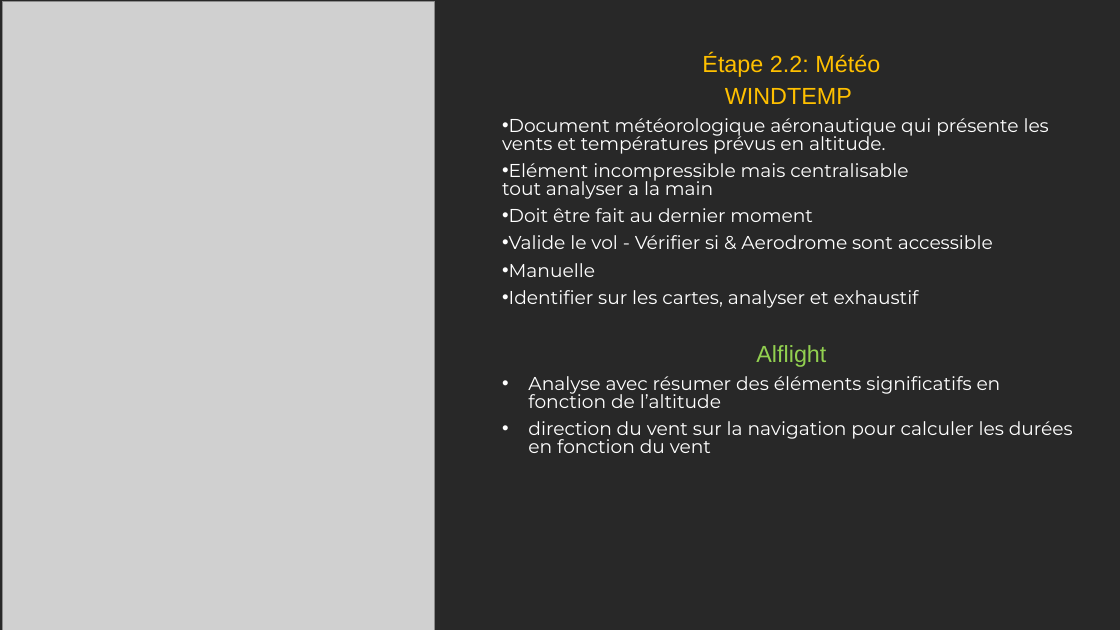
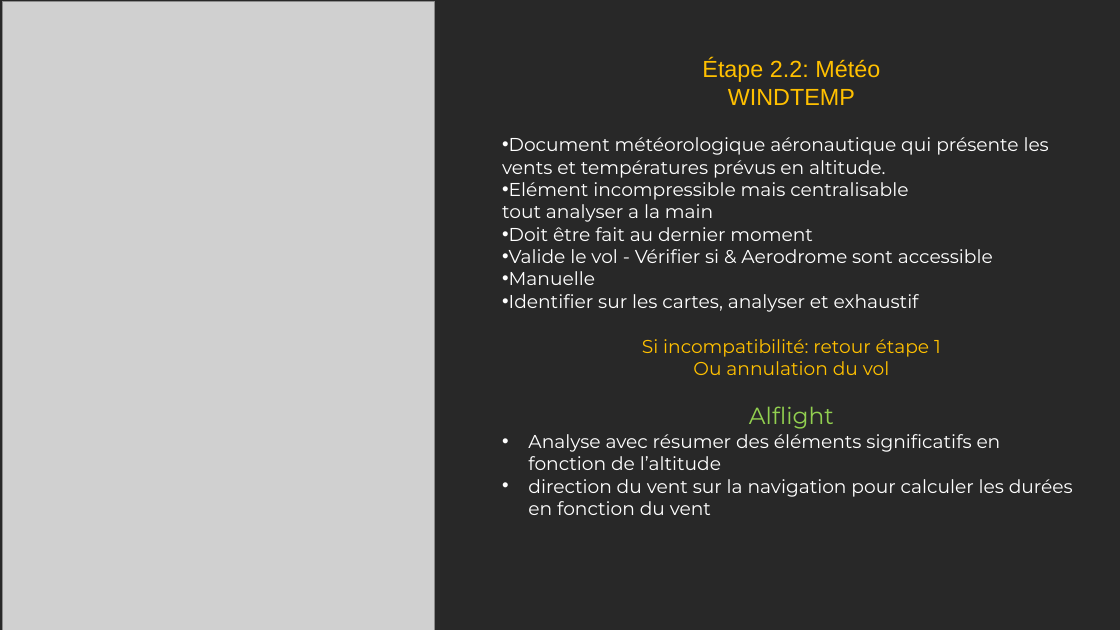
Before and after one commit to Ne0hermes/alflight, a slide deck: slide 10 of ALFlight_Presentation_Complete.pptx. Drawn at 1120x630 pixels with LibreOffice and Linux fonts; fonts in the diff are those of the drawing; grey boxes stand for pictures. Boxes give left, top, right and bottom in pixels: in the first picture for what was removed or moved away, otherwise in the second. Text is boxed around its words. In the diff, an @@ line names an element or a change of style, - is before the commit and + after.

Commit message:
Update: Navigation module, AIXM parser et VFR points extractor - Ajout doc PDF

```diff
--- a/ALFlight_Presentation_Complete.pptx
+++ b/ALFlight_Presentation_Complete.pptx
@@ text at (x1=502, y1=59, x2=1073, y2=515): font Arial to Montserrat in "Alflight"; line spacing 0.8 to 1; less space between paragraphs @@
@@ text at (x1=642, y1=339, x2=941, y2=375): paragraphs added @@
+Si incompatibilité: retour étape 1
+Ou annulation du vol
```
Also in this commit, not shown: 16 other slides changed, 10 slides added, 17 slides removed, 6 other files.
